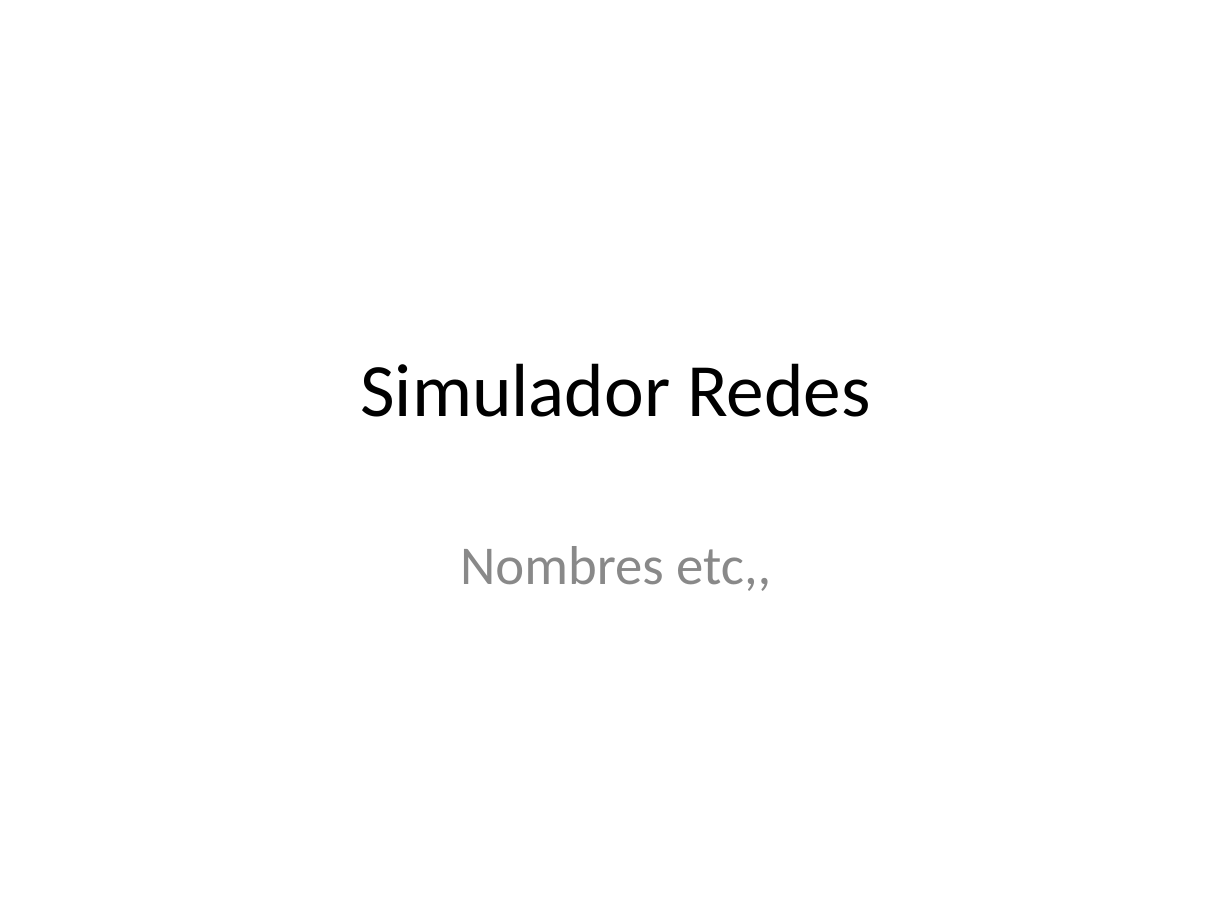
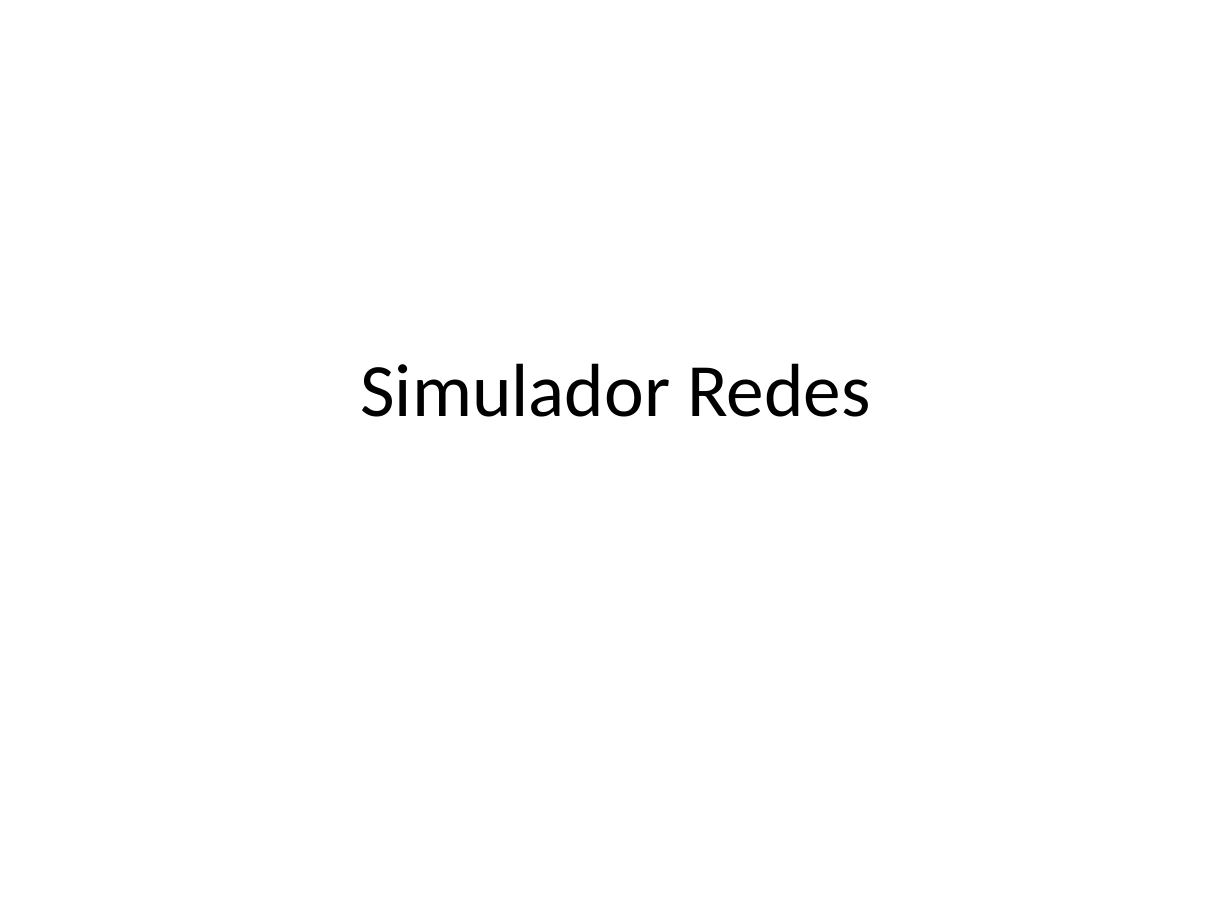
Before and after one commit to Xavinightshade/ipsimulator, a slide deck: slide 1 of presentacion/Presentacion Simulador Redes.ppt. Drawn at 1232x924 pixels with LibreOffice and Linux fonts; fonts in the diff are those of the drawing. Boxes give left, top, right and bottom in pixels: in the first picture for what was removed or moved away, otherwise in the second. Text is boxed around its words. In the diff, an @@ line names an element or a change of style, - is before the commit and + after.

```diff
--- a/presentacion/Presentacion Simulador Redes.ppt
+++ b/presentacion/Presentacion Simulador Redes.ppt
@@ subtitle removed at (x1=460, y1=546, x2=771, y2=591) @@
-Nombres etc,,
```
Also in this commit, not shown: 30 slides added, 2 slides removed.
